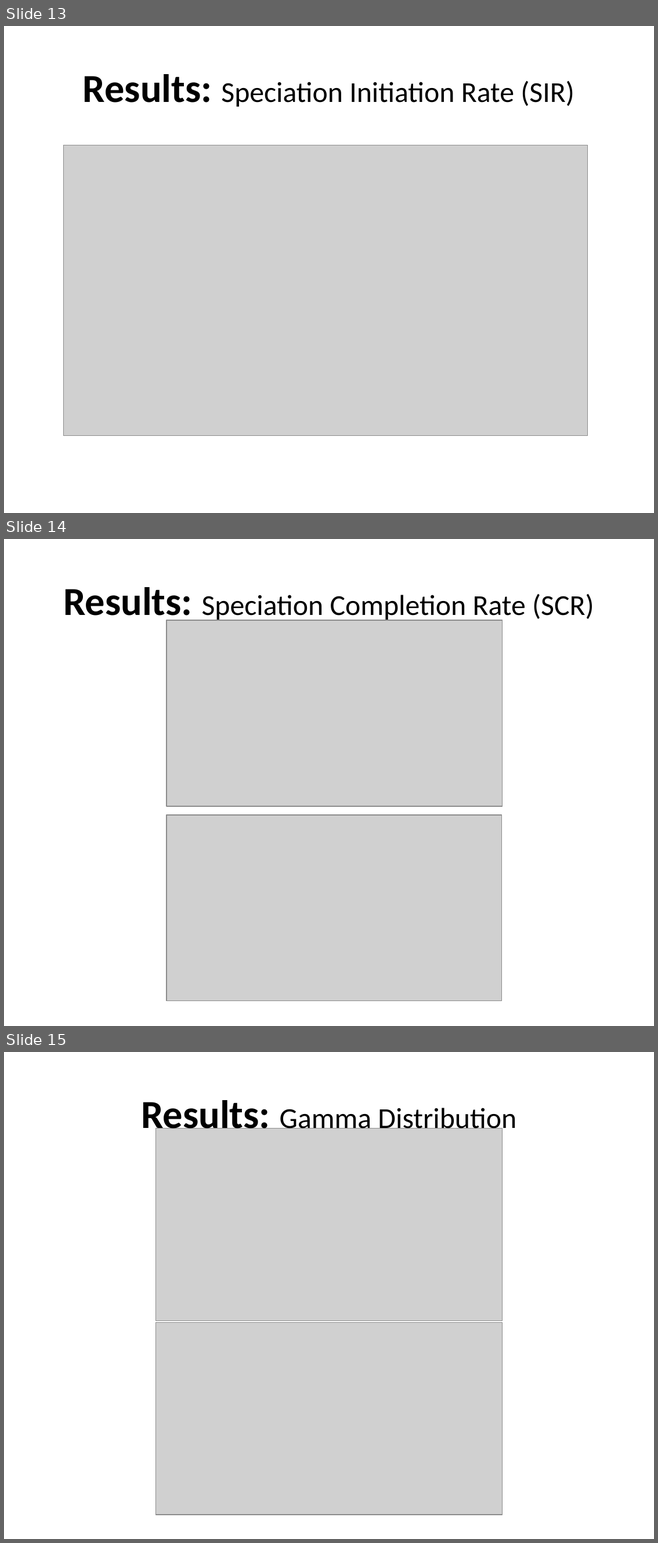
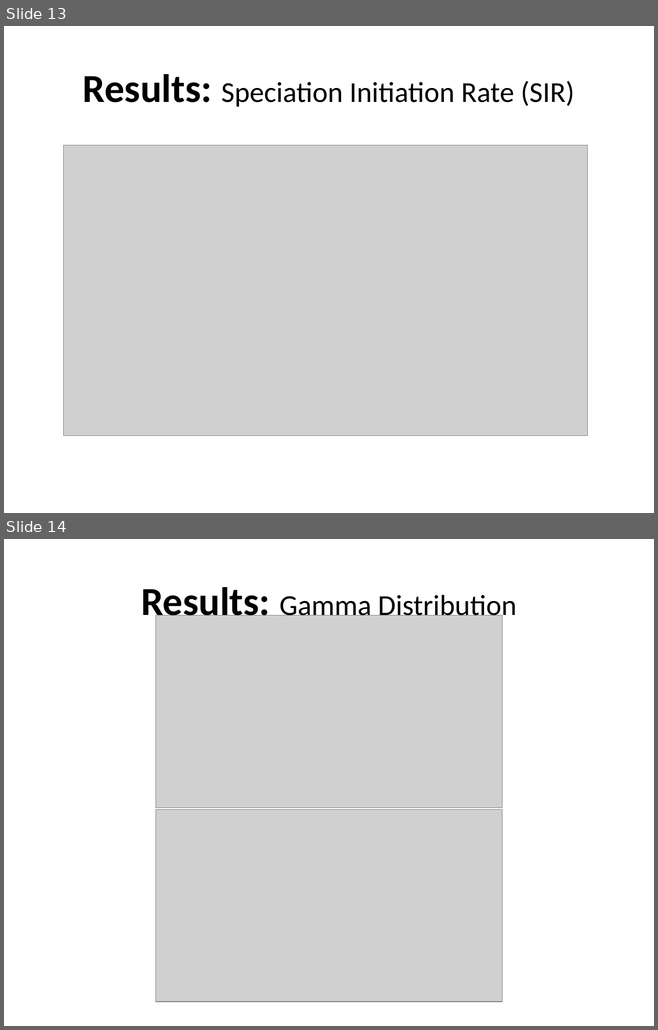
Before and after one commit to richelbilderbeek/Cer2016, a slide deck: doc/Cer2016_Femke Thon & Jolien Gay_V3.0.pptx. Shown one above the other, each under a label of ours: slides 13, 14 and 15 before the commit, slides 13 and 14 after it. The pictures are 658x1543 and 658x1030 pixels, drawn with LibreOffice and Linux fonts; fonts in the diff are those of the drawing; grey boxes stand for pictures; background and template pictures are left out. Boxes give left, top, right and bottom in pixels: in the first picture for what was removed or moved away, otherwise in the second. Text is boxed around its words. In the diff, an @@ line names an element or a change of style, - is before the commit and + after.

```diff
--- a/doc/Cer2016_Femke Thon & Jolien Gay_V3.0.pptx
+++ b/doc/Cer2016_Femke Thon & Jolien Gay_V3.0.pptx
@@ slide 14 removed at box(4, 539, 654, 1026), background picture (left out) @@
@@ title removed at box(63, 587, 594, 624) @@
-Results: Speciation Completion Rate (SCR)
@@ picture removed at box(166, 620, 502, 806) @@
@@ picture removed at box(166, 815, 502, 1001) @@
@@ what was slide 15 is now slide 14 @@
```
Also in this commit, not shown: 1 slide changed.
